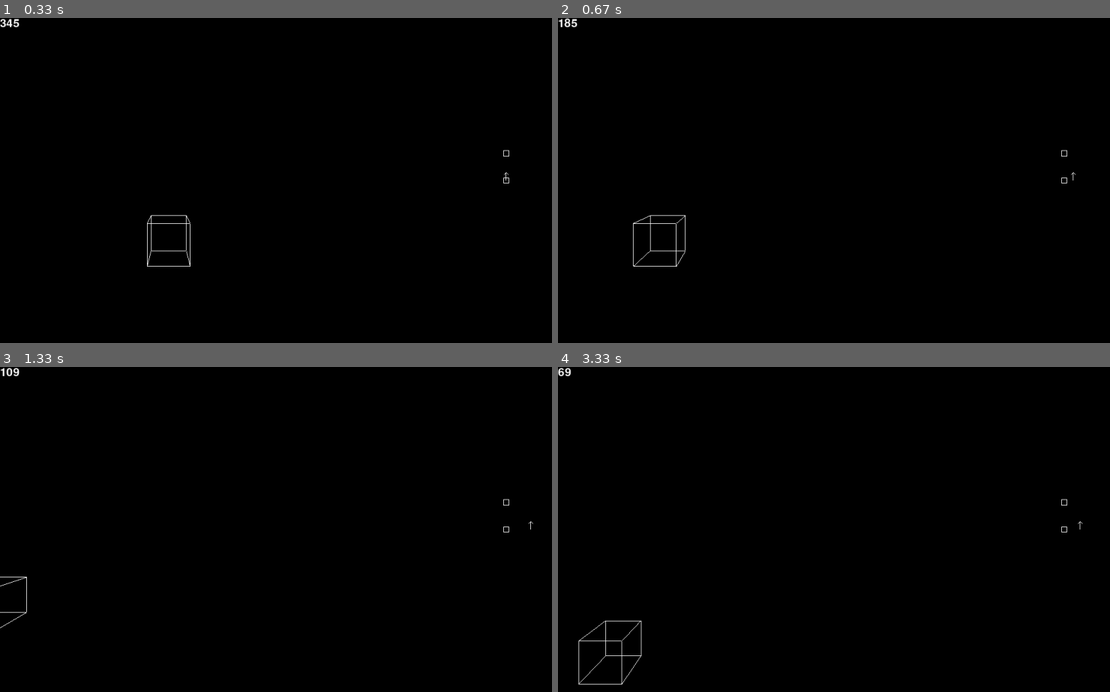
Above: before the commit, frames 1-4 (two rows, left to right).
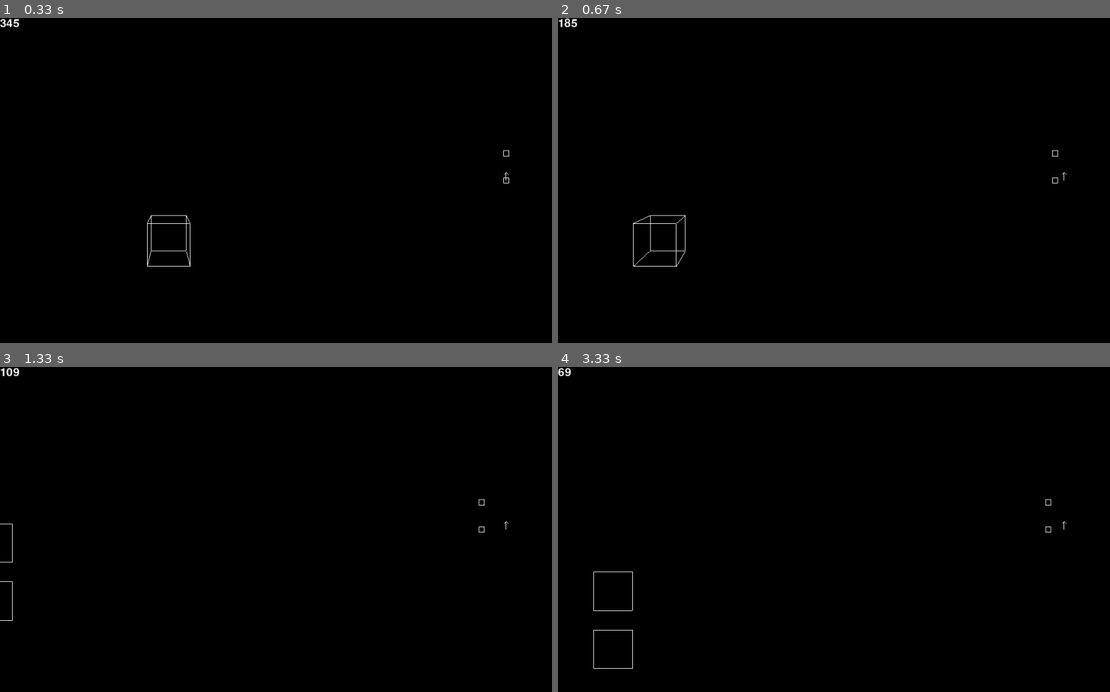
Above: after the commit, the same moments.

Repository: JelmerHinssen/pygametest
Game: pygame game, started from main.py
Two runs of this game, one before a commit and one after it. Both use one fixed random seed, a clock stepped at 60 frames per second and the inputs below.
Inputs (mouse positions are in pixels of both pictures, inside the frame that each line leads up to):
- Up to frame 1 (0.33 s): no input
- Up to frame 2 (0.67 s): hold P from 0.33 s (still down); hold D from 0.33 s (still down); move the mouse to (872, 193) at 0.37 s
- Up to frame 3 (1.33 s): release P at 0.8 s; release D at 0.8 s; hold D 0.83-1.3 s; move the mouse to (outside the picture) at 0.87 s; tap Space at 0.9, 1.2 s
- Up to frame 4 (3.33 s): hold W 1.33-1.63 s; move the mouse to (900, 549) at 1.37 s; tap Space at 1.4, 1.73, 2.03, 2.23, 2.53, 2.8, 3.13 s; hold D 1.67-2.13 s; move the mouse to (734, 532) at 1.7 s; hold A 2.17-2.7 s; move the mouse to (960, 601) at 2.2 s; hold S 2.73-3.03 s; move the mouse to (684, 607) at 2.77 s; hold A from 3.07 s (still down); move the mouse to (994, 415) at 3.1 s

Frame 1 is identical in both runs. In frame 2, less than 0.1% of the frame differs, in the area x 89-94%, y 40-51%; in frame 3, 0.2%; in frame 4, 0.5%, in the area x 3-96%, y 40-98%.

Commit message:
Update cameras

Diff:
--- a/main.py
+++ b/main.py
@@ -293,6 +293,7 @@
         # self.cameraB.z = self.x
         # self.cameraA.rz += 100 * dt
         self.cameraA.update(dt)
+        self.cameraB.update(dt)
 
     def resize(self, size):
         self.bgsurface = pygame.Surface(size, SRCALPHA)
@@ -309,8 +310,8 @@
                 self.resize(event.size)
             elif event.type == pygame.KEYUP:
                 if event.key == pygame.K_p:
-                    self.mode += 1
-                    self.mode %= MODE_COUNT
+                    self.cameraA.mode += 1
+                    self.cameraA.mode %= MODE_COUNT
                     self.resize(pygame.display.get_window_size())
             elif event.type == pygame.MOUSEBUTTONDOWN and event.button == 2:
                 self.rotstart = (self.cameraA.rx, self.cameraA.rz)
